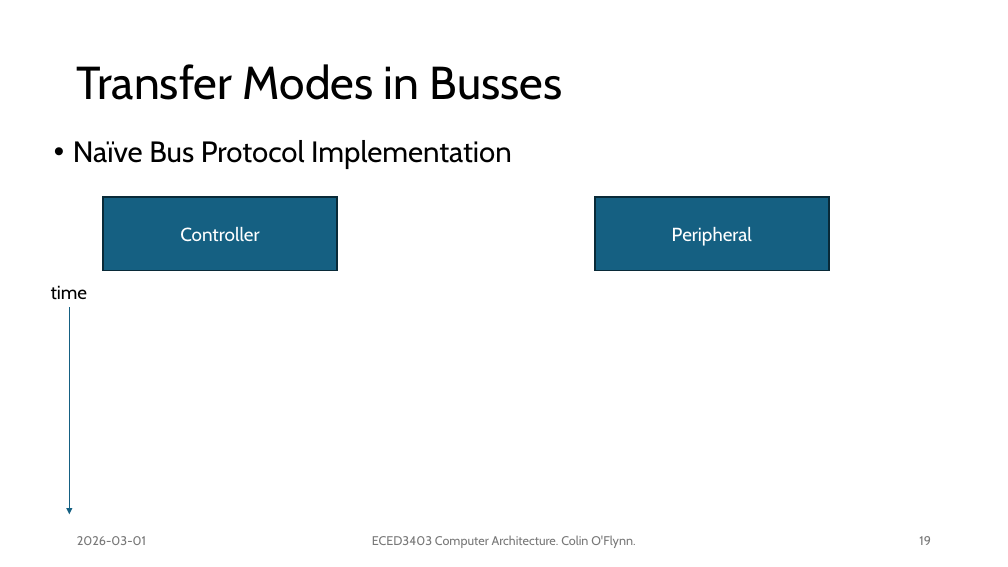
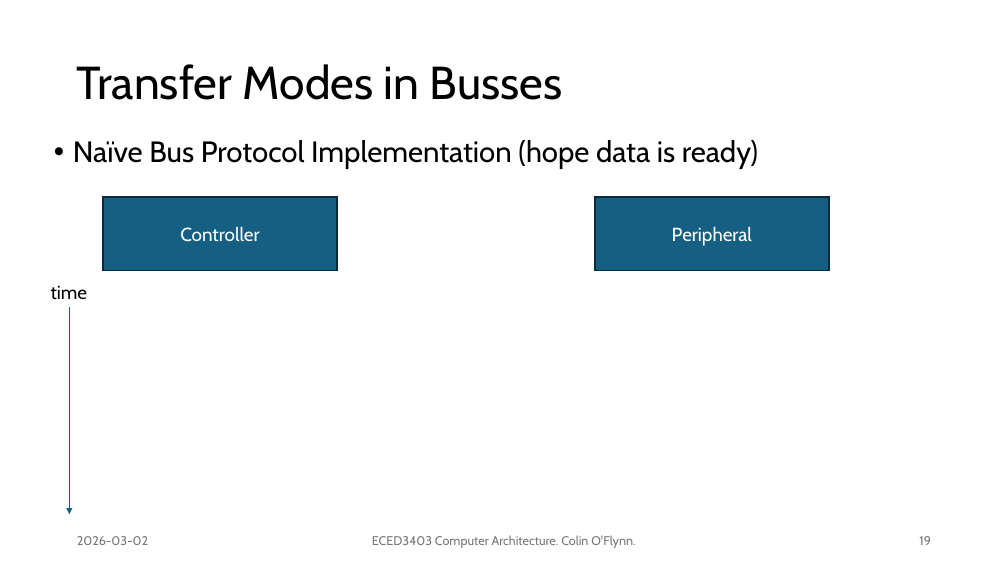
Before and after one commit to colinoflynn/eced3403-computer-architecture, a slide deck: slide 19 of slides/3403 - 4.1 - Memory Busses.pptx. Drawn at 1008x567 pixels with LibreOffice and Linux fonts; fonts in the diff are those of the drawing. Boxes give left, top, right and bottom in pixels: in the first picture for what was removed or moved away, otherwise in the second. Text is boxed around its words. In the diff, an @@ line names an element or a change of style, - is before the commit and + after.

```diff
--- a/slides/3403 - 4.1 - Memory Busses.pptx
+++ b/slides/3403 - 4.1 - Memory Busses.pptx
@@ text at bbox=[73, 140, 758, 169]: text changed @@
-• Naïve Bus Protocol Implementation
+• Naïve Bus Protocol Implementation (hope data is ready)
@@ text at bbox=[77, 536, 148, 545]: text changed @@
-2026-03-01
+2026-03-02
```
Also in this commit, not shown: 29 other slides changed, 5 slides added.
